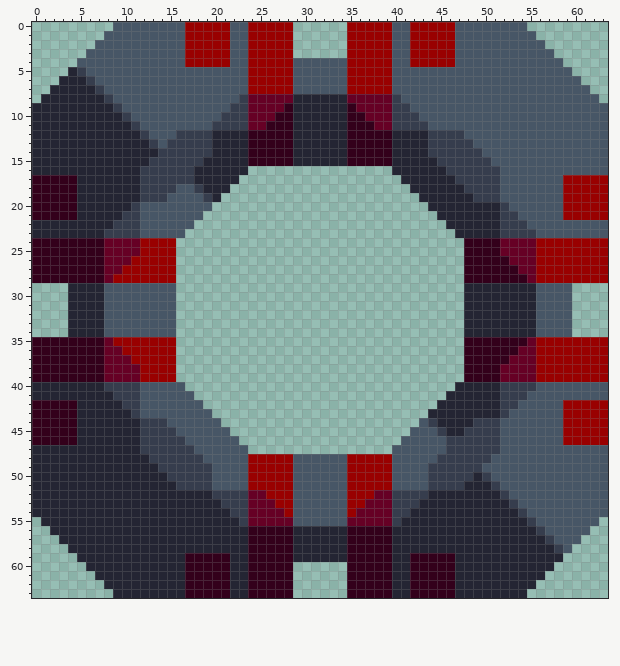
A pixel-art sprite gets an edit: sprites/blocks/drills/BLOOD EXTRACTOR/biotic-zlo-production-blood-extractor.png. That is the earlier state.
The file is 64x64 pixels.
After:
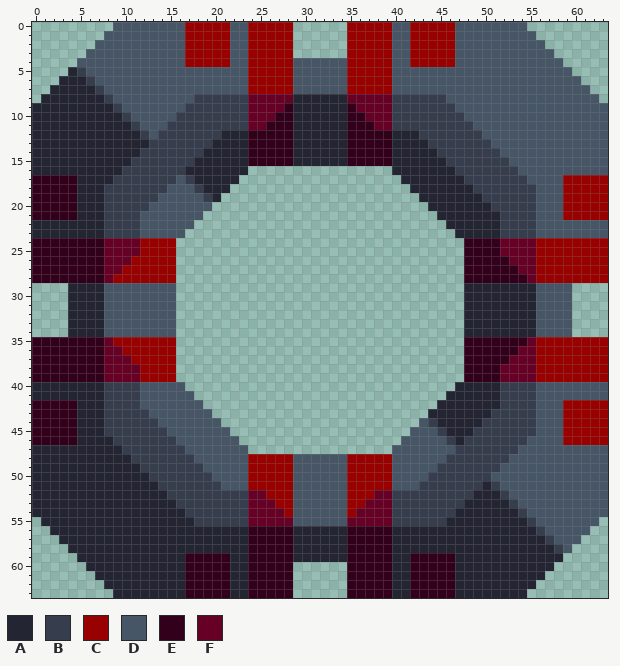
Palette (. is transparent): A #242533  B #363d4d  C #990000  D #475666  E #33001b  F #660025
Difference:
Changed rows in their new state; - is an unchanged pixel.
first column x 8:
 8 ----------BBBBB------------------BBBBB----------
 9 ---------BBBBB--------------------BBBBB---------
10 --------BBBBB----------------------BBBBB--------
11 -------BBBBB------------------------BBBBB-------
12 ------BB----B----------------------B----BB------
13 ------B----------------------------------BB-----
14 ----BB-----A------------------------A-----BB----
15 ---BB-----A--------------------------A-----BB---
16 --BB-----A----------------------------A-----BB--
17 -BBB----D------------------------------A----BBB-
18 BBBB---D--------------------------------A---BBBB
19 BBBB--D----------------------------------A--BBBB
20 BBB-B--------------------------------------B-BBB
21 BB--------------------------------------------BB
22 B----------------------------------------------B
first column x 8:
41 B----------------------------------------------B
42 BB--------------------------------------------BB
43 BBB-B--------------------------------------B-BBB
44 BBBB--D----------------------------------A--BBBB
45 BBBB---D--------------------------------A---BBBB
46 -BBB----D------------------------------A----BBB-
47 --BB-----D----------------------------D-----BB--
48 ---BB-----D--------------------------D-----BB---
49 ----BB-----D------------------------D-----BB----
50 -----BB----------------------------------B------
51 ------BB----B----------------------B----BB------
52 -------BBBBB------------------------BBBBB-------
53 --------BBBBB----------------------BBBBB--------
54 ---------BBBBB--------------------BBBBB---------
55 ----------BBBBB------------------BBBBB----------
